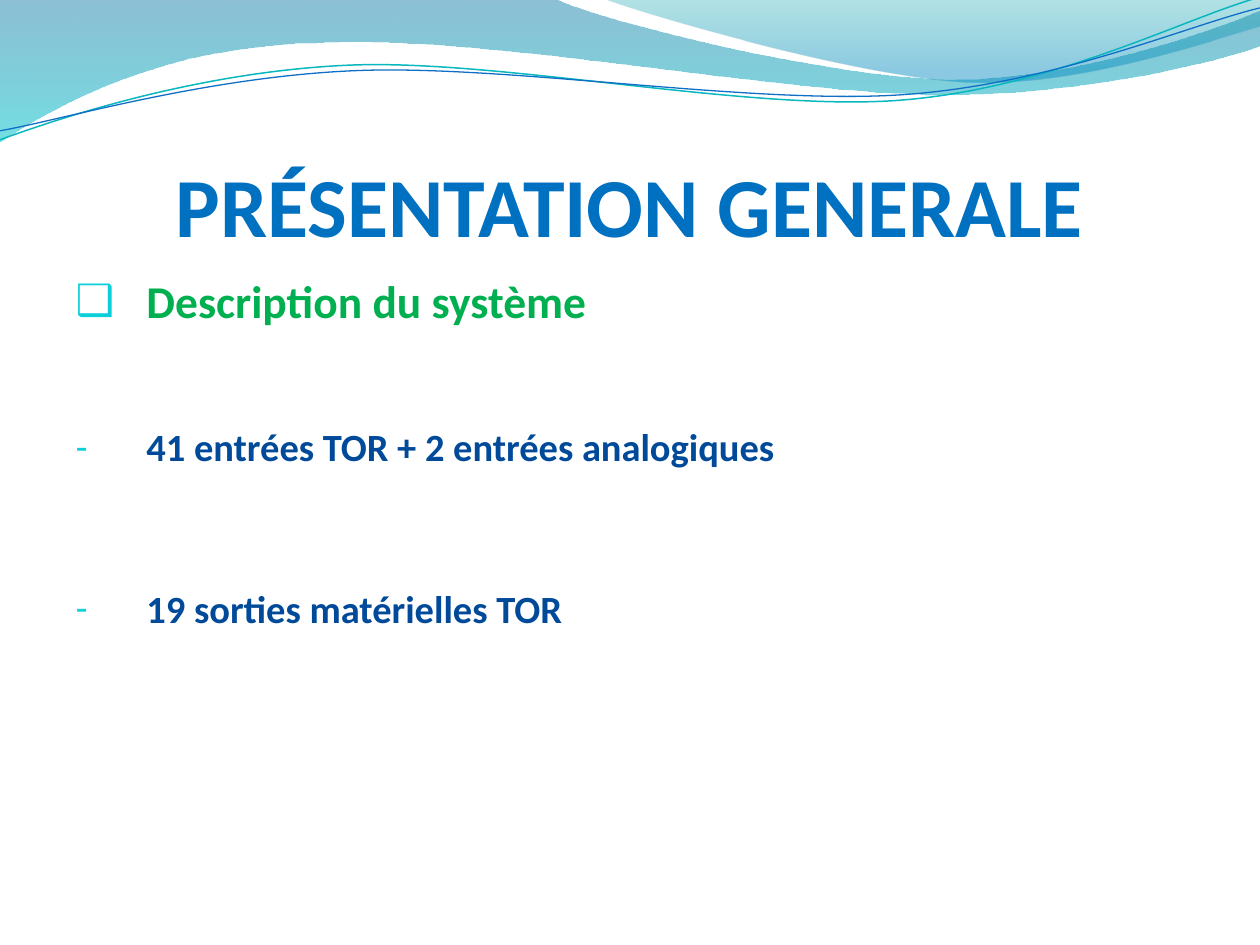
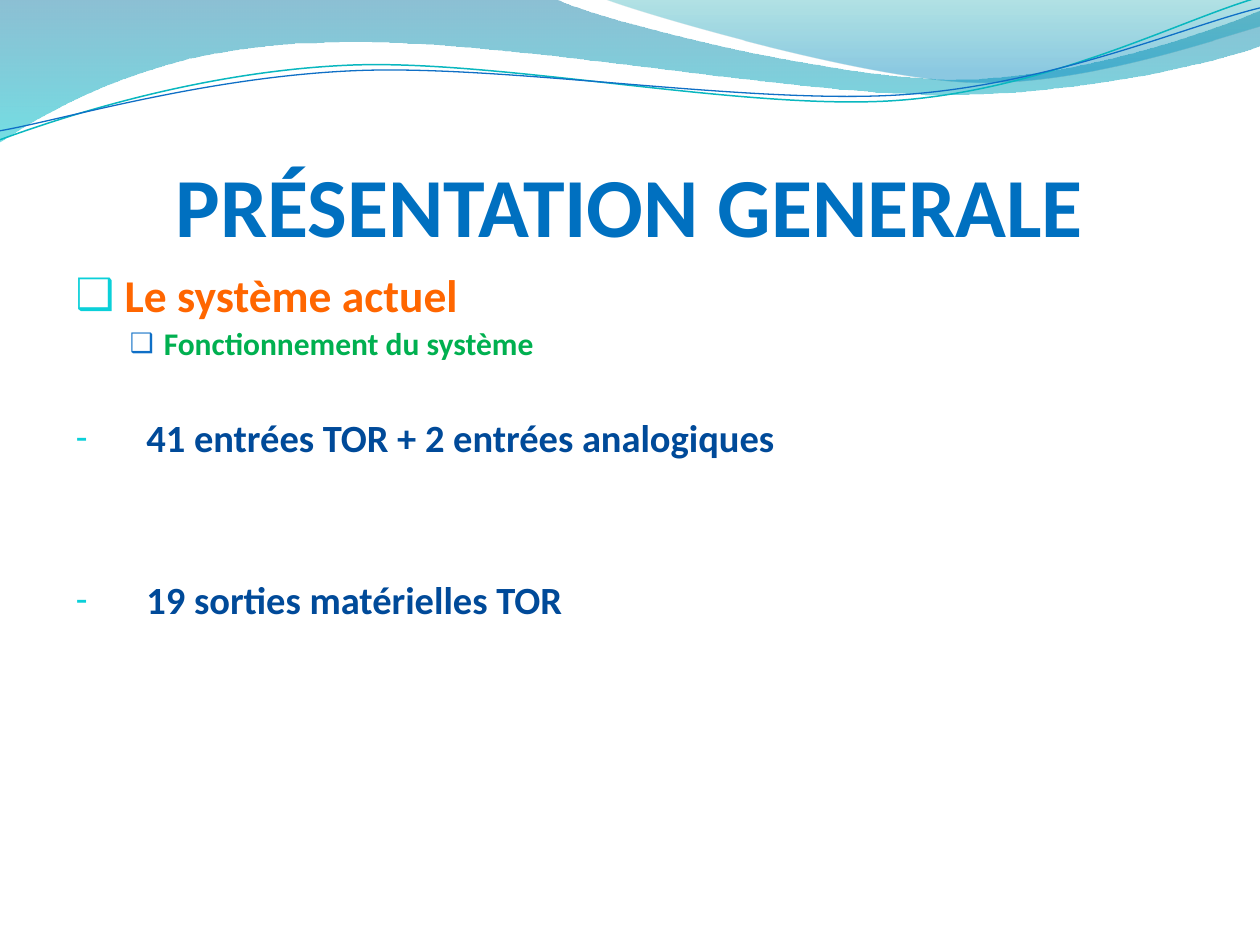
Before and after one commit to hardware/AscenseurPoissons, a slide deck: slide 5 of REVUES/REVUE ANALYSE/RevueAnalysePPT.pptx. Drawn at 1260x945 pixels with LibreOffice and Linux fonts; fonts in the diff are those of the drawing; background and template pictures are left out. Boxes give left, top, right and bottom in pixels: in the first picture for what was removed or moved away, otherwise in the second. Text is boxed around its words. In the diff, an @@ line names an element or a change of style, - is before the commit and + after.

```diff
--- a/REVUES/REVUE ANALYSE/RevueAnalysePPT.pptx
+++ b/REVUES/REVUE ANALYSE/RevueAnalysePPT.pptx
@@ text at [125,280,534,360]: text changed; size 26 to 18 pt @@
-❑ Description du système
+❑ Le système actuel
+  ❑ Fonctionnement du système
```
Also in this commit, not shown: 6 other slides changed.
